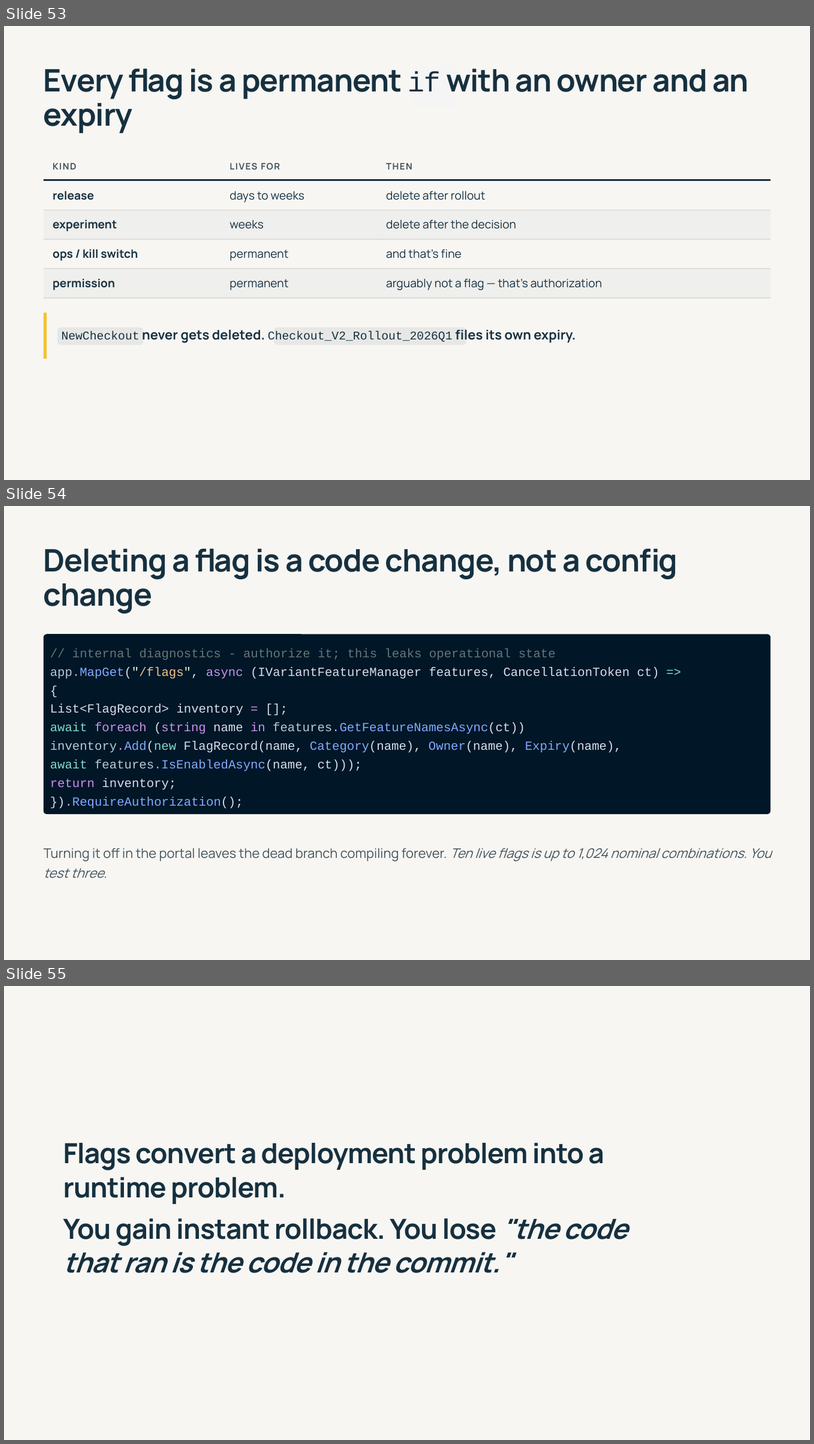
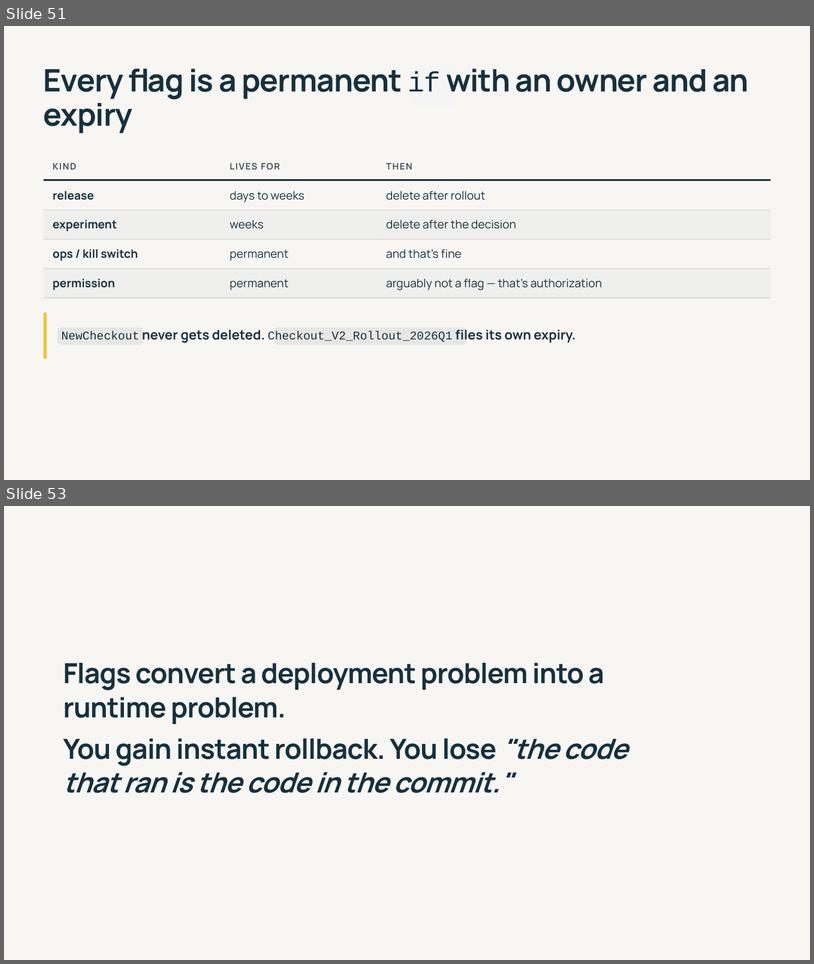
Before and after one commit to 1kevgriff/modern-dotnet-configuration, a slide deck: slides/modern-dotnet-configuration.pptx. Shown one above the other, each under a label of ours: slides 53, 54 and 55 before the commit, slides 51 and 53 after it; the slides between them are not shown. The pictures are 814x1444 and 814x964 pixels, drawn with LibreOffice and Linux fonts; fonts in the diff are those of the drawing. Boxes give left, top, right and bottom in pixels: in the first picture for what was removed or moved away, otherwise in the second. Text is boxed around its words. In the diff, an @@ line names an element or a change of style, - is before the commit and + after.

```diff
--- a/slides/modern-dotnet-configuration.pptx
+++ b/slides/modern-dotnet-configuration.pptx
@@ slide 54 removed at [4, 506, 810, 960], background #FFFFFF @@
@@ rectangle removed at [4, 506, 810, 960] @@
@@ text removed at [44, 549, 678, 613] @@
-Deleting a flag is a code change, not a config change
@@ rounded rectangle removed at [44, 634, 771, 814] @@
@@ text removed at [50, 648, 660, 808] @@
-// internal diagnostics - authorize it; this leaks operational state
-app.MapGet("/flags", async (IVariantFeatureManager features, CancellationToken ct) =>
-{
-List<FlagRecord> inventory = [];
-await foreach (string name in features.GetFeatureNamesAsync(ct))
-inventory.Add(new FlagRecord(name, Category(name), Owner(name), Expiry(name),
-await features.IsEnabledAsync(name, ct)));
-return inventory;
-}).RequireAuthorization();
@@ text removed at [44, 848, 771, 878] @@
-Turning it off in the portal leaves the dead branch compiling forever. Ten live flags is up to 1,024 nominal combinations. You test three.
@@ what was slide 53 is now slide 51 @@
@@ what was slide 55 is now slide 53 @@
```
Also in this commit, not shown: 11 slides changed, 3 slides added, 6 other slides removed, 3 other files.
